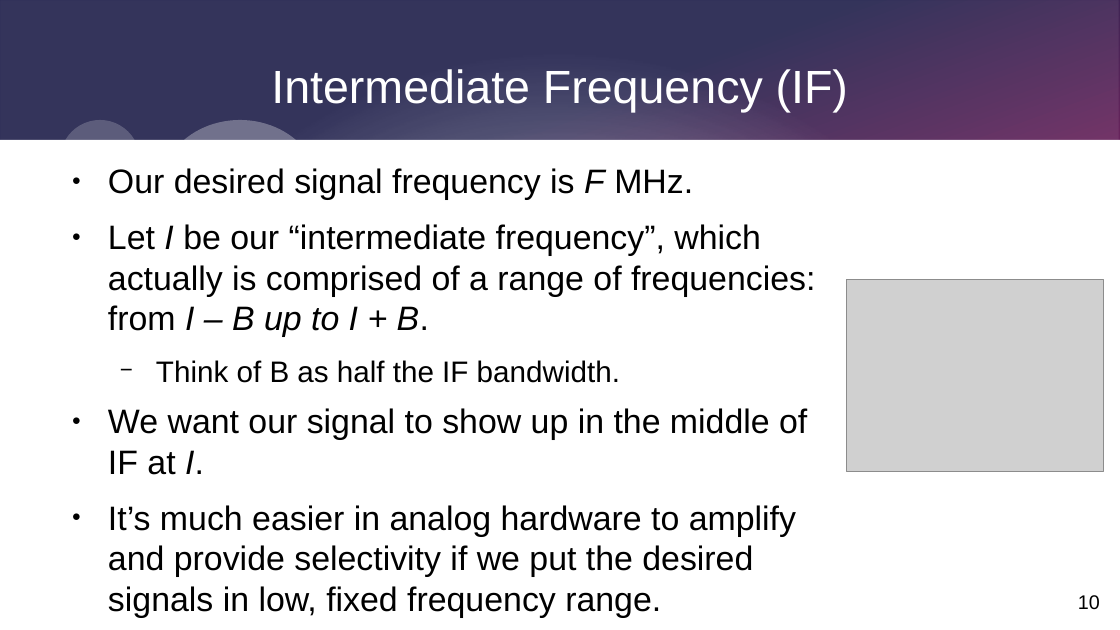
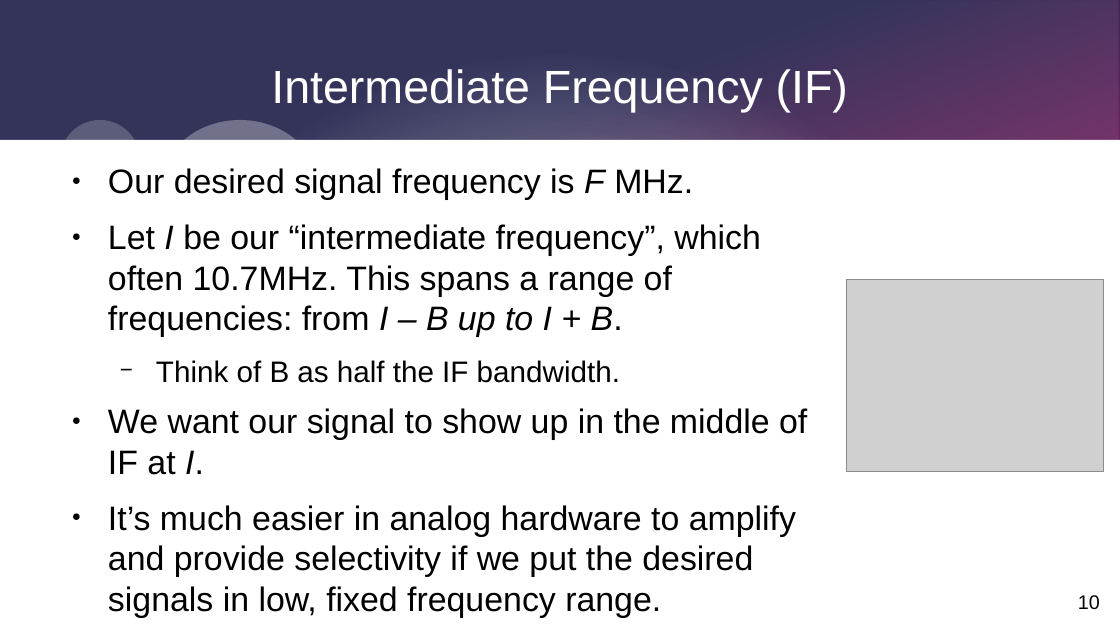
Before and after one commit to alanmimms/SimplestSDR, a slide deck: slide 10 of prezo.odp. Drawn at 1120x630 pixels with LibreOffice and Linux fonts; fonts in the diff are those of the drawing; grey boxes stand for pictures. Boxes give left, top, right and bottom in pixels: in the first picture for what was removed or moved away, otherwise in the second. Text is boxed around its words. In the diff, an @@ line names an element or a change of style, - is before the commit and + after.

```diff
--- a/prezo.odp
+++ b/prezo.odp
@@ text at [108,224,761,337]: text changed @@
-● Let I be our “intermediate frequency”, which actually is comprised of a range of frequencies: from I – B up to I + B.
+● Let I be our “intermediate frequency”, which often 10.7MHz. This spans a range of frequencies: from I – B up to I + B.
```
Also in this commit, not shown: 19 other slides changed, 2 slides added.
